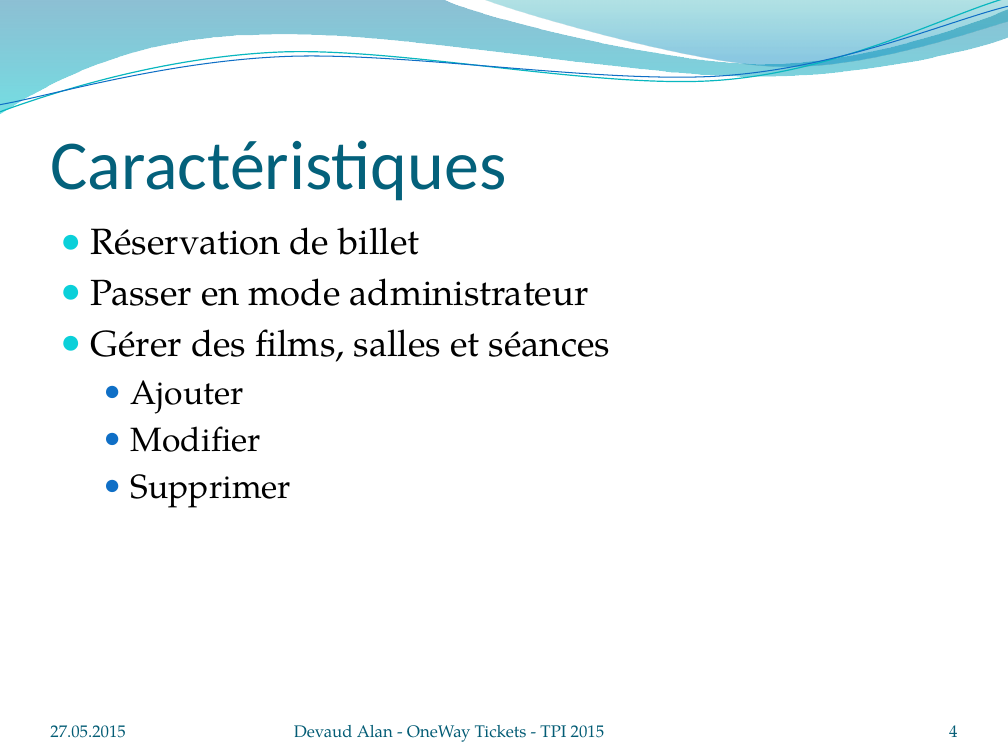
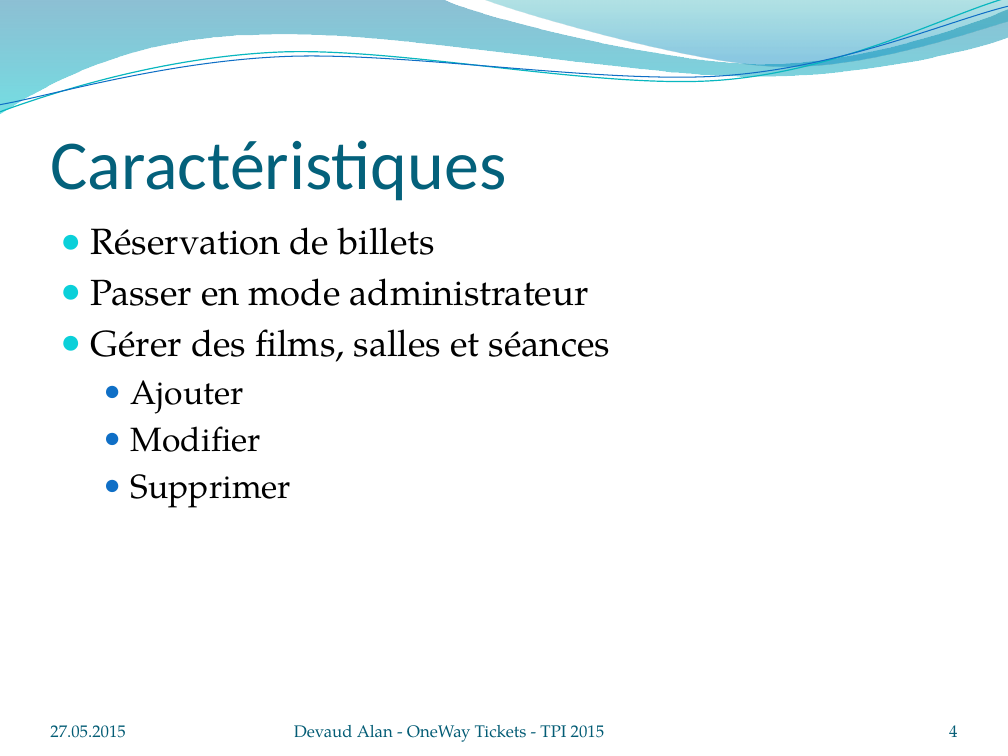
Before and after one commit to Devaud/TPI, a slide deck: slide 4 of OneWay_Tickets.pptx. Drawn at 1008x756 pixels with LibreOffice and Linux fonts; fonts in the diff are those of the drawing; background and template pictures are left out. Boxes give left, top, right and bottom in pixels: in the first picture for what was removed or moved away, otherwise in the second. Text is boxed around its words. In the diff, an @@ line names an element or a change of style, - is before the commit and + after.

```diff
--- a/OneWay_Tickets.pptx
+++ b/OneWay_Tickets.pptx
@@ text at (91,227,434,255): text changed @@
-● Réservation de billet
+● Réservation de billets
```
Also in this commit, not shown: 2 other slides changed, 3 slides added, 3 other files.
